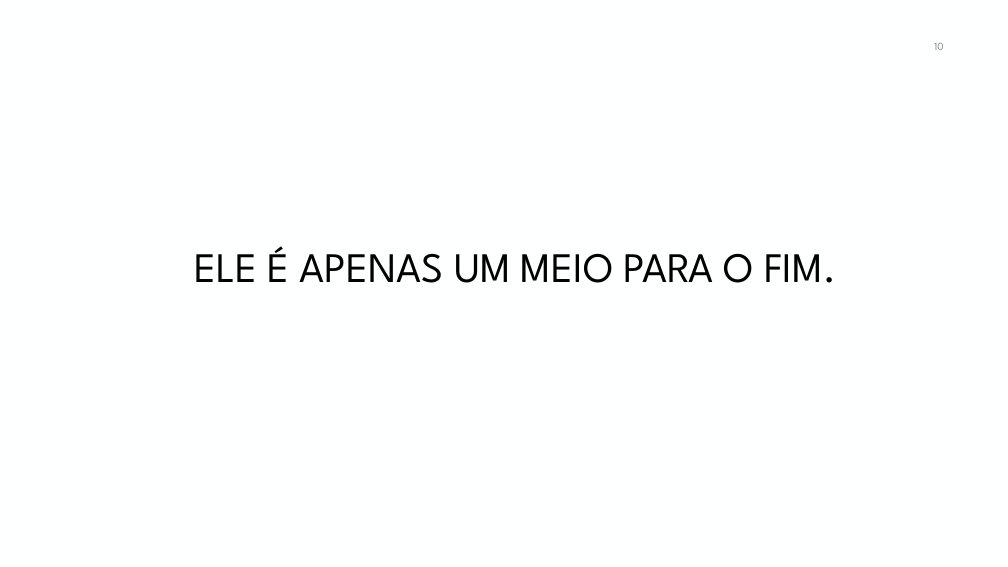
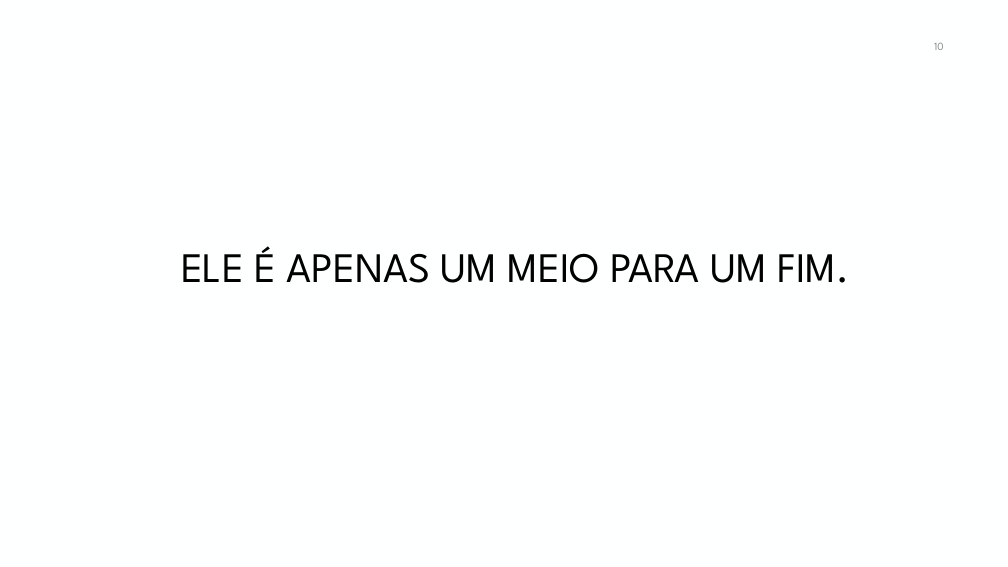
Before and after one commit to manoelcampos/curso-programacao-funcional-java, a slide deck: slide 10 of programacao-funcional-java8.pptx. Drawn at 1008x567 pixels with LibreOffice and Linux fonts; fonts in the diff are those of the drawing; background and template pictures are left out. Boxes give left, top, right and bottom in pixels: in the first picture for what was removed or moved away, otherwise in the second. Text is boxed around its words. In the diff, an @@ line names an element or a change of style, - is before the commit and + after.

```diff
--- a/programacao-funcional-java8.pptx
+++ b/programacao-funcional-java8.pptx
@@ title at bbox=[181, 246, 849, 283]: text changed @@
-ELE É APENAS UM MEIO PARA O FIM.
+ELE É APENAS UM MEIO PARA UM FIM.
```
Also in this commit, not shown: 10 other slides changed, 2 other files.
